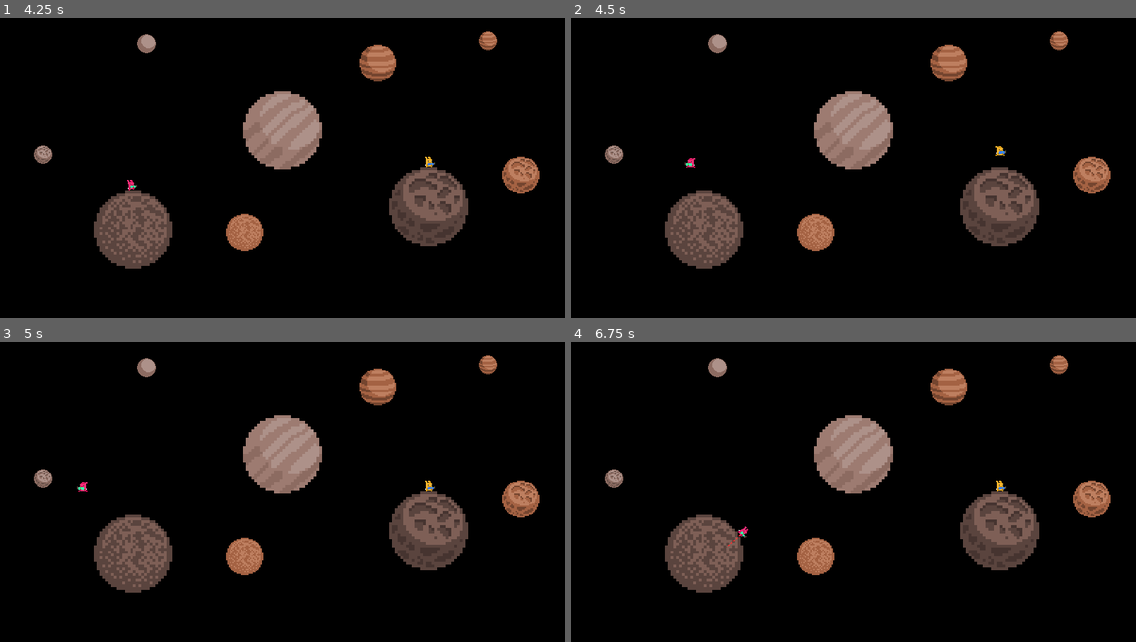
Above: before the commit, frames 1-4 (two rows, left to right).
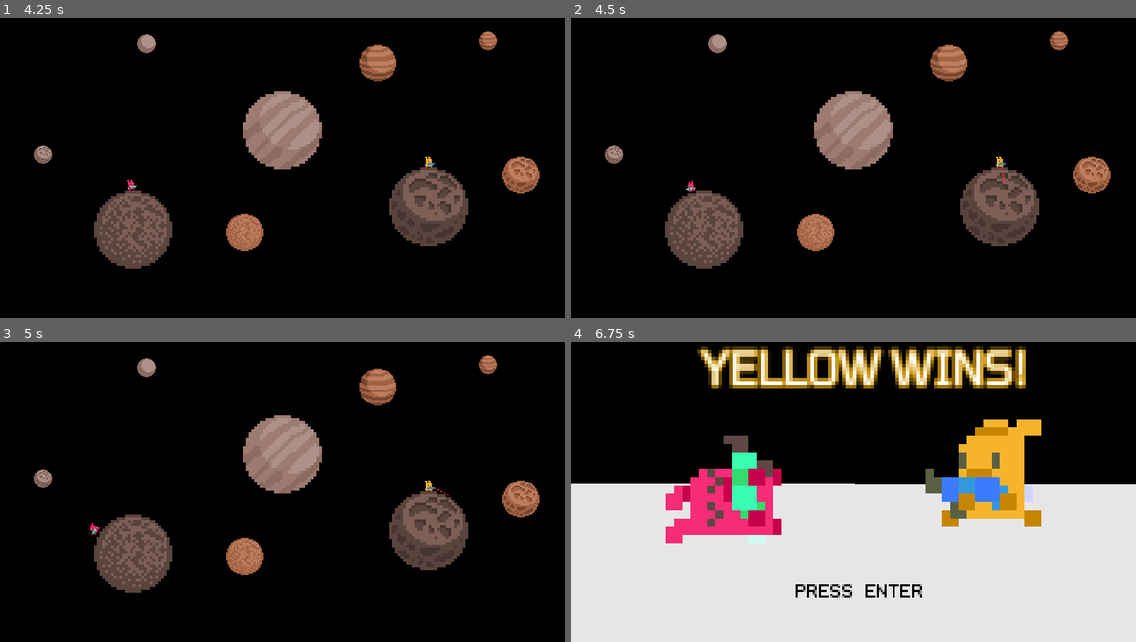
Above: after the commit, the same moments.

Repository: RichoM/Purple-vs-Yellow
Game: Godot game, scene res://menu.tscn
The game is run twice, just before and just after one commit, with the same random seed, the same clock (stepped at 60 frames per second) and the same inputs.
Inputs (mouse positions are in pixels of both pictures, inside the frame that each line leads up to):
- Up to frame 1 (4.25 s): click "PRESS ENTER" at 0.5 s; tap Enter at 1.25 s; move the mouse to (254, 219) at 1.27 s; hold D (p0_right) 1.28-2.78 s; tap S (p0_action) at 1.35, 2.85 s; tap W (p0_up) at 1.52, 2.27 s; move the mouse to (452, 204) at 2.02 s; tap Down (p1_action) at 2.1 s; tap Space at 2.75 s; move the mouse to (113, 105) at 2.77 s; hold A (p0_left) 2.78-3.5 s; click "PRESS ENTER" at 3.5 s
- Up to frame 2 (4.5 s): tap Enter at 4.25 s; move the mouse to (881, 153) at 4.27 s; hold A (p0_left) from 4.28 s (still down); tap Down (p1_action) at 4.35 s
- Up to frame 3 (5 s): keep holding A (p0_left); tap W (p0_up) at 4.52 s
- Up to frame 4 (6.75 s): move the mouse to (768, 396) at 5.02 s; tap S (p0_action) at 5.1, 6.6 s; tap W (p0_up) at 5.27, 6.02 s; tap Space at 5.75 s; move the mouse to (977, 462) at 5.77 s; release A (p0_left) at 5.78 s; hold D (p0_right) from 5.78 s (still down); tap Down (p1_action) at 5.85 s; move the mouse to (740, 495) at 6.52 s

Frame 1 is identical in both runs. In frame 2, 0.2% of the frame differs, in the area x 20-77%, y 42-59%; in frame 3, less than 0.1%; in frame 4, 66%, in the area x 0-100%, y 1-100%.

Commit message:
Fixed bug when reloading the game scene

Diff:
--- a/end.gd
+++ b/end.gd
@@ -2,3 +2,4 @@
 
 func _on_play_button_pressed():
 	get_tree().change_scene("res://player_test.tscn")
+	get_tree().get_root().remove_child(self)
--- a/end.tscn
+++ b/end.tscn
@@ -37,29 +37,28 @@
 shader = ExtResource( 3 )
 shader_param/Shift_Hue = -0.428
 
-[sub_resource type="DynamicFont" id=11]
+[sub_resource type="DynamicFont" id=6]
 font_data = ExtResource( 5 )
 
-[sub_resource type="InputEventAction" id=14]
+[sub_resource type="InputEventAction" id=7]
 action = "ui_accept"
 
-[sub_resource type="ShortCut" id=13]
-shortcut = SubResource( 14 )
+[sub_resource type="ShortCut" id=8]
+shortcut = SubResource( 7 )
 
-[sub_resource type="DynamicFont" id=15]
+[sub_resource type="DynamicFont" id=9]
 size = 17
 outline_size = 1
 outline_color = Color( 0.796078, 0, 0.486275, 1 )
 font_data = ExtResource( 7 )
 
-[sub_resource type="DynamicFont" id=16]
+[sub_resource type="DynamicFont" id=10]
 size = 17
 outline_size = 1
 outline_color = Color( 0.796078, 0.576471, 0, 1 )
 font_data = ExtResource( 7 )
 
 [node name="end" type="Node2D"]
-position = Vector2( 1000, 1000 )
 script = ExtResource( 4 )
 
 [node name="background" type="Polygon2D" parent="."]
--- a/game.gd
+++ b/game.gd
@@ -20,7 +20,8 @@
 	root.remove_child(level)
 	level.call_deferred("free")
 
-	var end_scene = load("res://end.tscn").instance()
+	# Add end scene
+	var end_scene = preload("res://end.tscn").instance()
 	var p0 = end_scene.get_node("p0")
 	var p1 = end_scene.get_node("p1")
 	if winner == "p0":
Not shown: 3 places in end.tscn that only renumber resources
